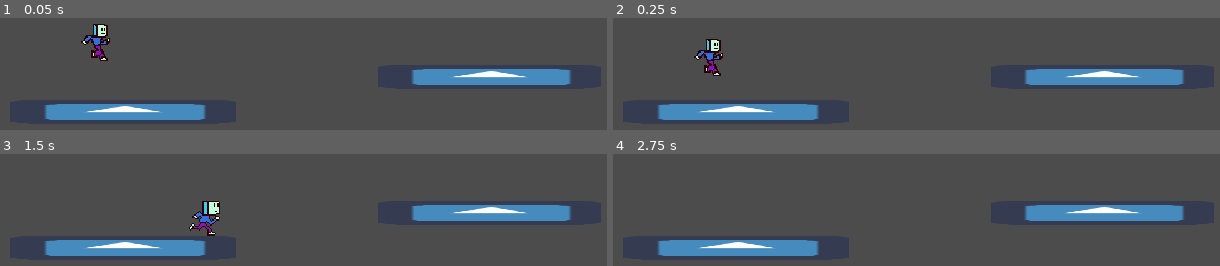
Above: before the commit, frames 1-4 (two rows, left to right).
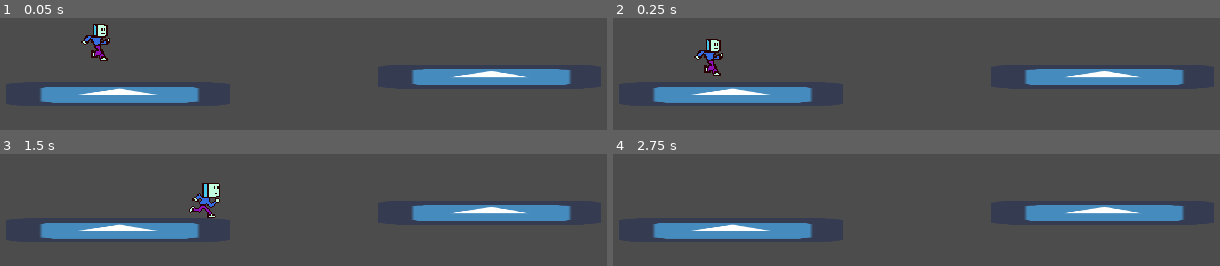
Above: after the commit, the same moments.

Repository: Ftcv/Sofrido-Re
Game: Godot game, scene res://MyProject/project/src/Levels/Playground.tscn
The game is run twice, just before and just after one commit, with the same random seed, the same clock (stepped at 60 frames per second) and the same inputs. The engine's default icon, where the game draws it, is replaced by a stand-in: a white triangle on a blue panel in a dark square.
Inputs:
- Up to frame 1 (0.05 s): no input
- Up to frame 2 (0.25 s): no input
- Up to frame 3 (1.5 s): hold Right (ui_right) from 0.53 s (still down)
- Up to frame 4 (2.75 s): release Right (ui_right) at 2.03 s; hold Left (ui_left) from 2.03 s (still down)

The runs differ from the first frame. In frame 1, 7.5% of the frame differs, in the area x 6-34%, y 61-92%; in frame 2, 7.5%; in frame 3, 8.9%, in the area x 6-37%, y 25-92%; in frame 4, 7.5%.

Commit message:
Fiz tilemap e ajeitei codigo de movimento depois apaguei tudo
kkkkkkkkkkk voce que vai fazer!!!!!!!!!!!!!!!!!!!!!!!!!!!!!!! Deixei só o tilemap desenhado na pasta pelo menos

Diff:
--- a/MyProject/project/src/Entidades/Player/Player.gd
+++ b/MyProject/project/src/Entidades/Player/Player.gd
@@ -35,6 +35,7 @@
 	if is_alive == true:
 
 		move_and_slide(motion, Vector2(0, -1))
+
 		motion.y += gravity
 		inertia()
 		player_input()
--- a/MyProject/project/src/Entidades/Player/Player.tscn
+++ b/MyProject/project/src/Entidades/Player/Player.tscn
@@ -5,7 +5,7 @@
 [ext_resource path="res://MyProject/project/assets/Imagens/Playersprite.png" type="Texture" id=3]
 
 [sub_resource type="RectangleShape2D" id=1]
-extents = Vector2( 9.5, 14 )
+extents = Vector2( 7, 14 )
 
 [sub_resource type="Animation" id=2]
 resource_name = "Andando"
--- a/MyProject/project/src/Levels/Playground.tscn
+++ b/MyProject/project/src/Levels/Playground.tscn
@@ -17,18 +17,6 @@
 [node name="Player" parent="." instance=ExtResource( 1 )]
 position = Vector2( 0, -3 )
 
-[node name="Chao_temp" type="StaticBody2D" parent="."]
-
-[node name="CollisionShape2D" type="CollisionShape2D" parent="Chao_temp"]
-position = Vector2( 20, 38 )
-shape = SubResource( 1 )
-
-[node name="Sprite" type="Sprite" parent="Chao_temp"]
-position = Vector2( 62.877, 38 )
-scale = Vector2( 2.82813, 0.296875 )
-texture = ExtResource( 3 )
-offset = Vector2( -14.9841, -1.6842 )
-
 [node name="Chao_temp2" type="StaticBody2D" parent="."]
 
 [node name="CollisionShape2D" type="CollisionShape2D" parent="Chao_temp2"]
@@ -40,3 +28,15 @@
 scale = Vector2( 2.79688, 0.296875 )
 texture = ExtResource( 3 )
 offset = Vector2( -14.9841, -1.6842 )
+
+[node name="Chao_temp3" type="StaticBody2D" parent="."]
+
+[node name="CollisionShape2D" type="CollisionShape2D" parent="Chao_temp3"]
+position = Vector2( 14, 24 )
+shape = SubResource( 1 )
+
+[node name="Sprite" type="Sprite" parent="Chao_temp3"]
+position = Vector2( 58, 24 )
+scale = Vector2( 2.79688, 0.296875 )
+texture = ExtResource( 3 )
+offset = Vector2( -14.9841, -1.6842 )
--- a/project.godot
+++ b/project.godot
@@ -21,8 +21,13 @@
 window/size/height=360
 window/size/test_width=1280
 window/size/test_height=720
+window/vsync/use_vsync=false
 window/stretch/mode="2d"
 window/stretch/aspect="keep"
+
+[global]
+
+vsync=false
 
 [importer_defaults]
 
Binary file added: MyProject/project/assets/Imagens/Tileset_atlas_template.png
Not shown, added: MyProject/project/assets/Imagens/Tileset_atlas_template.png.import
Binary file added: MyProject/project/assets/Imagens/Tileset_autotile_template.png
Not shown, added: MyProject/project/assets/Imagens/Tileset_autotile_template.png.import
